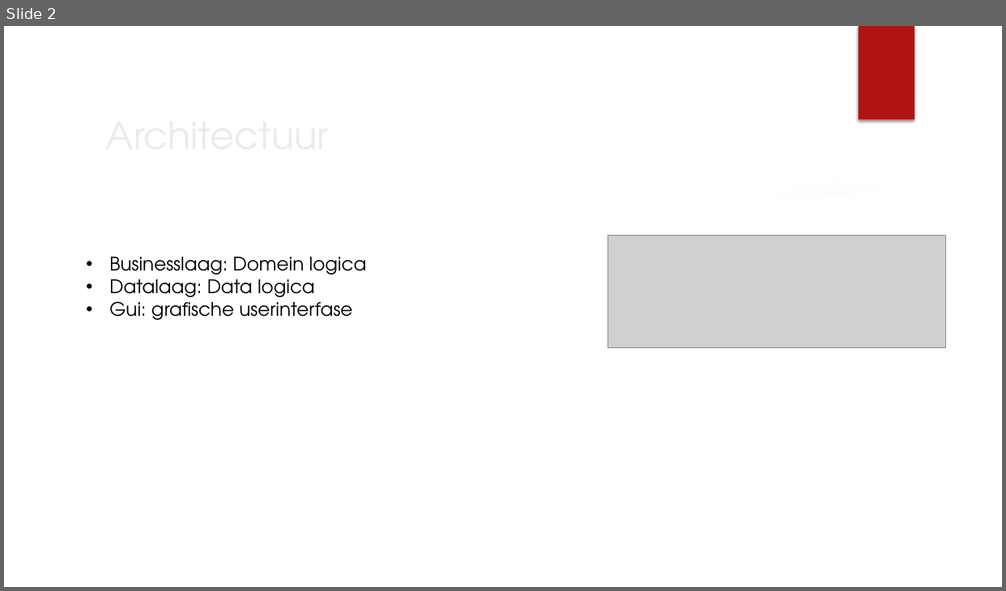
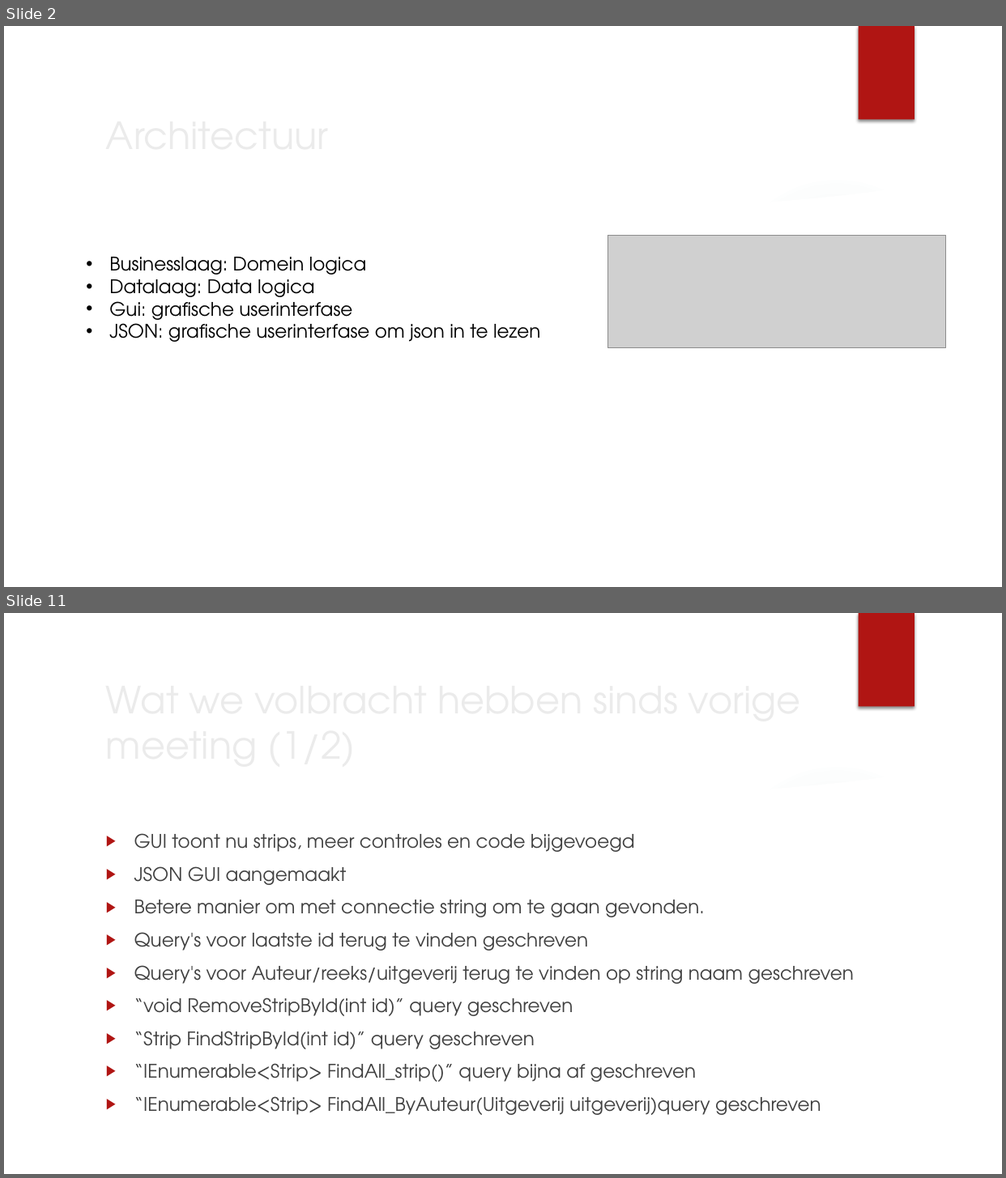
Before and after one commit to projectwerkTeamB2/projectwerk, a slide deck: Presentaties/Presentatie 19-10.pptx. Shown one above the other, each under a label of ours: slide 2 before the commit, slides 2 and 11 after it; the slides between them are not shown. The pictures are 1006x591 and 1006x1178 pixels, drawn with LibreOffice and Linux fonts; fonts in the diff are those of the drawing; grey boxes stand for pictures; background and template pictures are left out. Boxes give left, top, right and bottom in pixels: in the first picture for what was removed or moved away, otherwise in the second. Text is boxed around its words. In the diff, an @@ line names an element or a change of style, - is before the commit and + after.

```diff
--- a/Presentaties/Presentatie 19-10.pptx
+++ b/Presentaties/Presentatie 19-10.pptx
@@ slide 11 added at [4, 613, 1002, 1174], background picture (left out); not listed: 7 template elements that a slide beside it also shows @@
@@ title added at [98, 692, 820, 750], 36 pt, text #EBEBEB @@
+Wat we volbracht hebben sinds vorige meeting (1/2)
@@ text added at [134, 833, 854, 1115], 18 pt, text #404040 @@
+▶ GUI toont nu strips, meer controles en code bijgevoegd
+▶ JSON GUI aangemaakt
+▶ Betere manier om met connectie string om te gaan gevonden.
+▶ Query's voor laatste id terug te vinden geschreven
+▶ Query's voor Auteur/reeks/uitgeverij terug te vinden op string naam geschreven
+▶ “void RemoveStripById(int id)” query geschreven
+▶ “Strip FindStripById(int id)” query geschreven
+▶ “IEnumerable<Strip> FindAll_strip()” query bijna af geschreven
+▶ “IEnumerable<Strip> FindAll_ByAuteur(Uitgeverij uitgeverij)query geschreven
@@ slide 2 changed as well @@
@@ text at [109, 319, 541, 342]: paragraph added @@
+• JSON: grafische userinterfase om json in te lezen
```
Also in this commit, not shown: 1 other slide changed, 9 other slides added, 4 slides removed.
